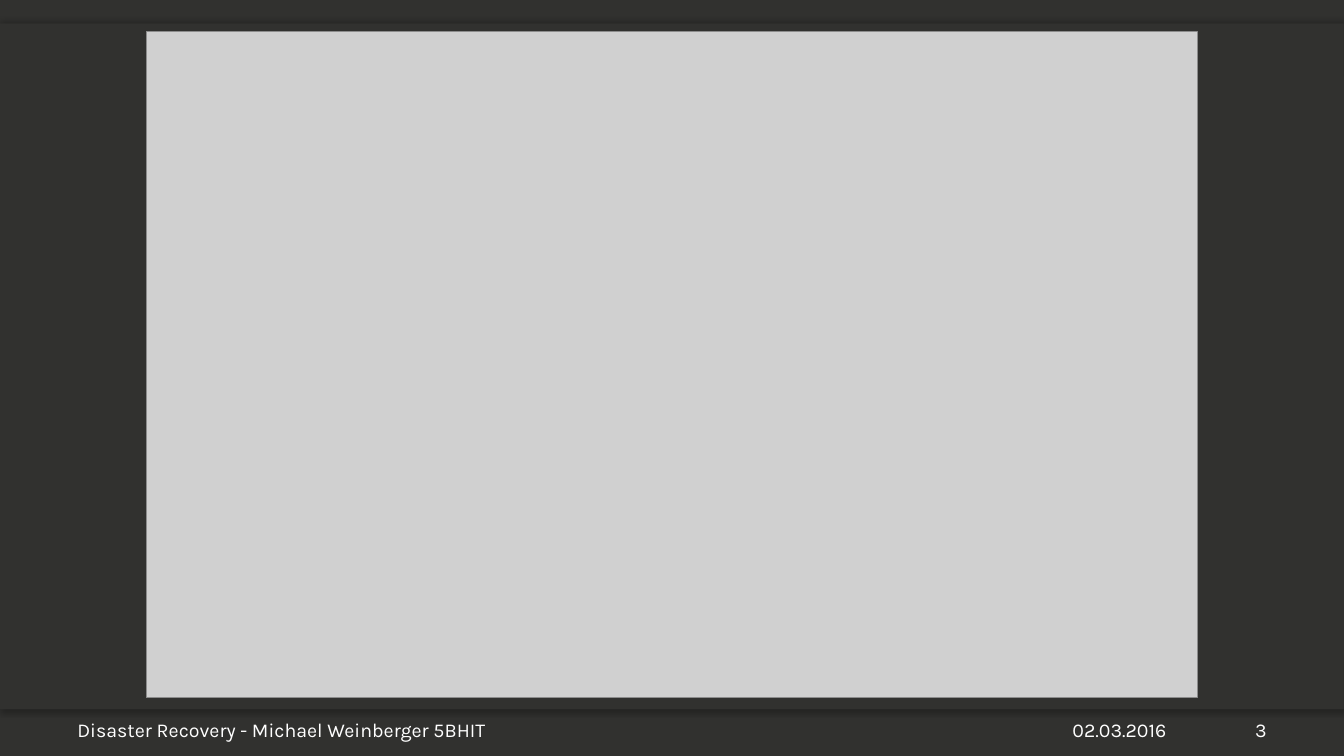
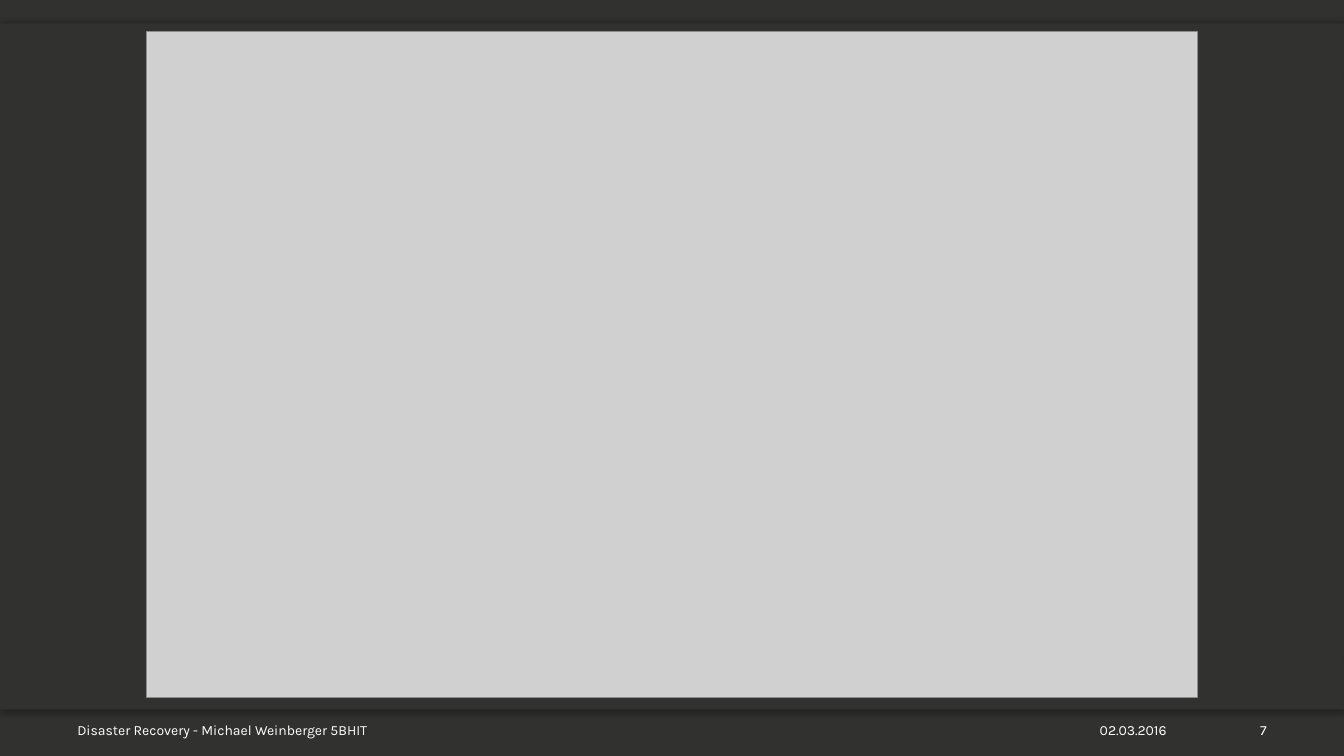
Before and after one commit to mweinberger-tgm/SYT-Referat, a slide deck: slide 7 of Disaster-Recovery_Weinb_5BHIT.pptx (slide 3 before the commit). Drawn at 1344x756 pixels with LibreOffice and Linux fonts; fonts in the diff are those of the drawing; grey boxes stand for pictures; background and template pictures are left out. Boxes give left, top, right and bottom in pixels: in the first picture for what was removed or moved away, otherwise in the second. Text is boxed around its words. In the diff, an @@ line names an element or a change of style, - is before the commit and + after.

```diff
--- a/Disaster-Recovery_Weinb_5BHIT.pptx
+++ b/Disaster-Recovery_Weinb_5BHIT.pptx
@@ text "Disaster Recovery - Michael Weinberger ..." at [77,725,367,739]: size 14 to 10 pt @@
@@ text "02.03.2016" at [1100,726,1167,735]: size 14 to 10 pt @@
@@ page number at [1260,726,1267,735]: text changed; size 14 to 10 pt @@
-3
+7
```
Also in this commit, not shown: 1 other slide changed, 17 slides added, 1 other file.
